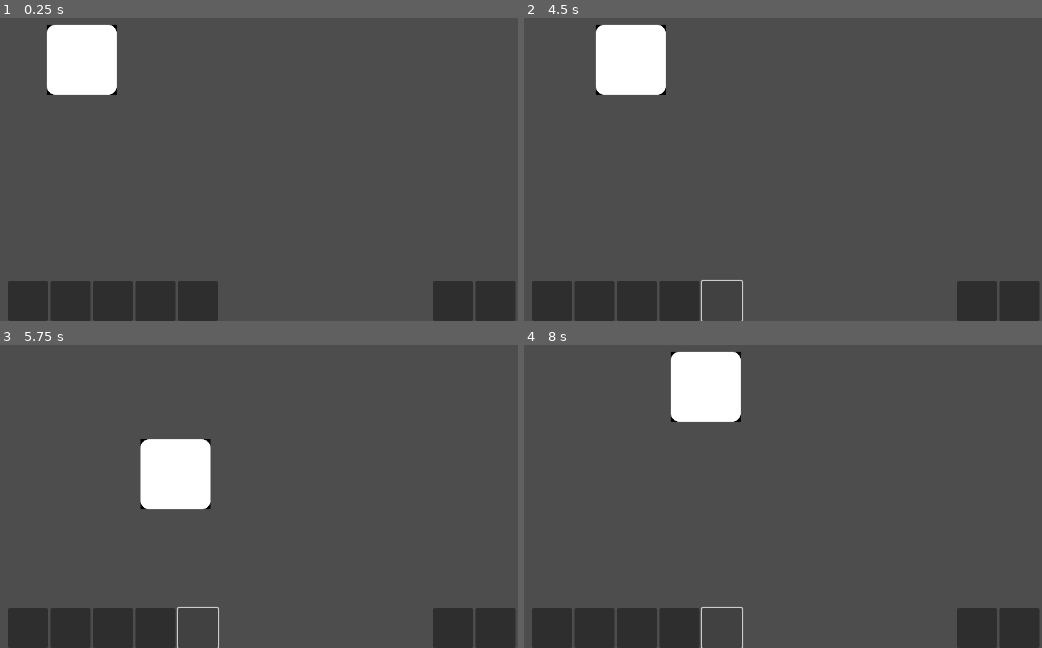
Above: before the commit, frames 1-4 (two rows, left to right).
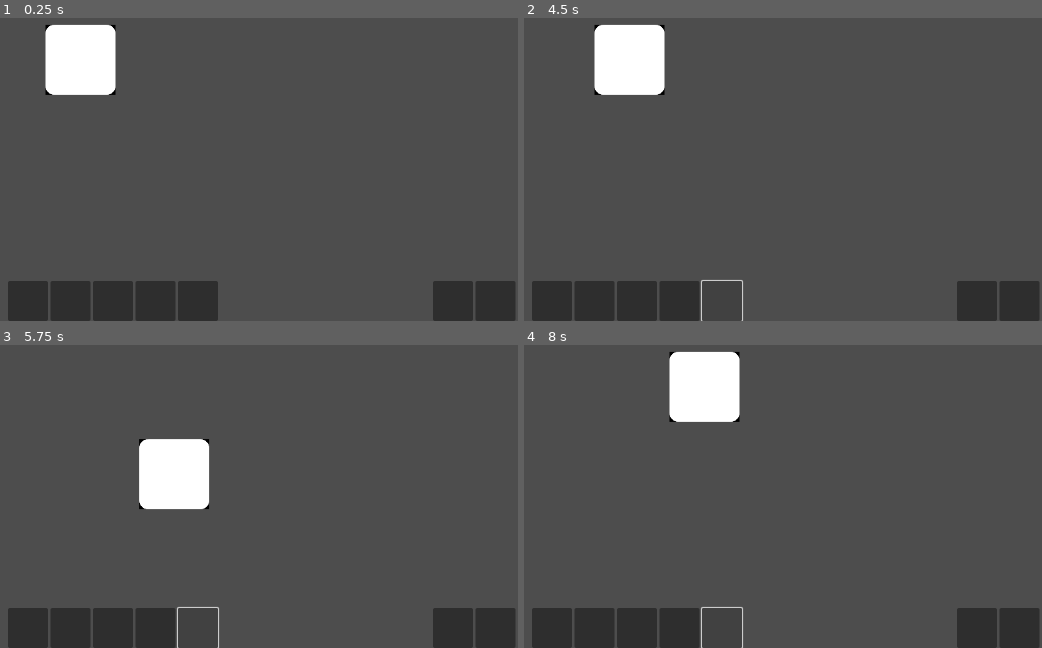
Above: after the commit, the same moments.

Repository: trex414/Profpocalypse-Purdue-Edition
Game: Godot game, scene res://Inventory/scenes/test_main.tscn
Two runs of this game, one before a commit and one after it. Both use one fixed random seed, a clock stepped at 60 frames per second and the inputs below.
Inputs (mouse positions are in pixels of both pictures, inside the frame that each line leads up to):
- Up to frame 1 (0.25 s): no input
- Up to frame 2 (4.5 s): click (549, 299) at 0.52 s; click (596, 299) at 1.27 s; click (637, 299) at 2 s; click (679, 299) at 2.75 s; click (720, 299) at 3.5 s; tap Enter at 4.25 s; hold D (move_right) from 4.28 s (still down)
- Up to frame 3 (5.75 s): release D (move_right) at 5.03 s; hold S (move_down) from 5.03 s (still down)
- Up to frame 4 (8 s): release S (move_down) at 5.78 s; hold D (move_right) 5.78-6.53 s; hold W (move_up) 6.53-7.28 s; hold A (move_left) from 7.28 s (still down)

The runs differ from the first frame. In frame 1, 0.2% of the frame differs, in the area x 8-23%, y 2-26%; in frame 2, 0.2%; in frame 3, 0.2%; in frame 4, 0.2%.

Commit message:
added a button for the key binding menu and a framework for the menu

Diff:
--- a/Inventory/scenes/test_main.tscn
+++ b/Inventory/scenes/test_main.tscn
@@ -16,6 +16,6 @@
 script = ExtResource("3_yselg")
 
 [node name="Sprite2D" type="Sprite2D" parent="TemporaryPlayer"]
-position = Vector2(582, 302)
+position = Vector2(580, 302)
 scale = Vector2(0.5, 0.5)
 texture = ExtResource("4_7uwot")
--- a/Settings/scenes/control_settings.gd
+++ b/Settings/scenes/control_settings.gd
@@ -3,6 +3,8 @@
 @onready var save_button = $"Panel/VBoxContainer/Save Button"
 @onready var delete_button = $"Panel/VBoxContainer/Delete Button"
 @onready var close_button = $"Panel/VBoxContainer/Close Menu"
+@onready var keybind_menu_button = $"Panel/VBoxContainer/Key Binds Button"
+@onready var keybind_menu = $"Panel/VBoxContainer/Key Binds Button/Control-Key Binds"
 
 var is_open = false
 
@@ -12,6 +14,8 @@
 	save_button.pressed.connect(_on_save)
 	delete_button.pressed.connect(_on_delete)
 	close_button.pressed.connect(toggle_menu)
+	keybind_menu_button.pressed.connect(toggle_keybind_menu)
+
 
 
 func _input(event):
@@ -29,3 +33,9 @@
 
 func _on_delete():
 	SaveManager.delete()
+
+func toggle_keybind_menu():
+	keybind_menu.visibile = true
+
+func _on_CloseMenuButton_pressed():
+	keybind_menu.visible = false
--- a/Settings/scenes/setting_menu.tscn
+++ b/Settings/scenes/setting_menu.tscn
@@ -71,6 +71,18 @@
 theme_override_font_sizes/font_size = 24
 text = "Delete Game"
 
+[node name="Key Binds Button" type="Button" parent="Panel/VBoxContainer"]
+custom_minimum_size = Vector2(200, 50)
+layout_mode = 2
+theme_override_font_sizes/font_size = 24
+text = "Key Bindings"
+
+[node name="Control-Key Binds" type="Control" parent="Panel/VBoxContainer/Key Binds Button"]
+visible = false
+anchors_preset = 0
+offset_right = 40.0
+offset_bottom = 40.0
+
 [node name="Label" type="Label" parent="Panel/VBoxContainer"]
 layout_mode = 2
 
